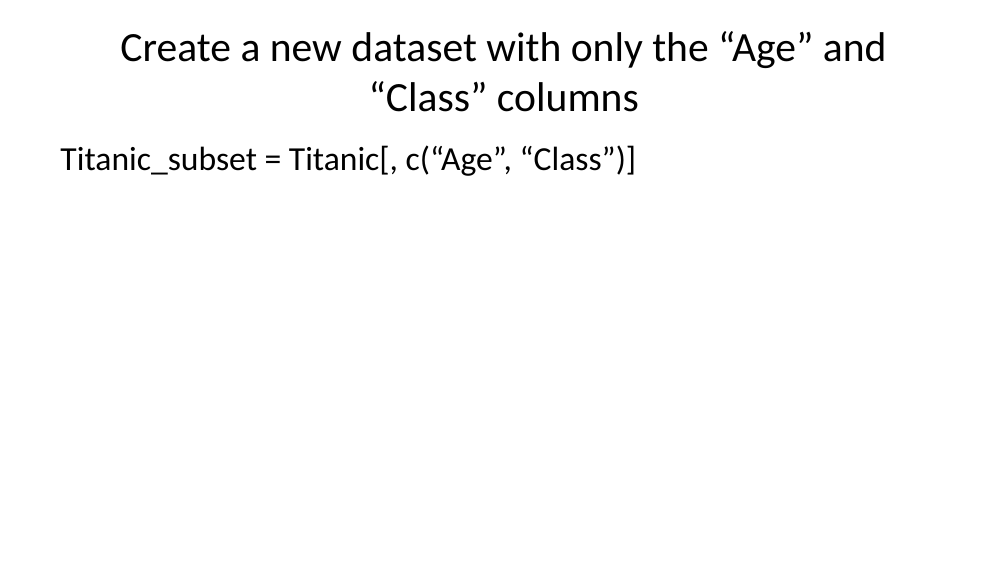
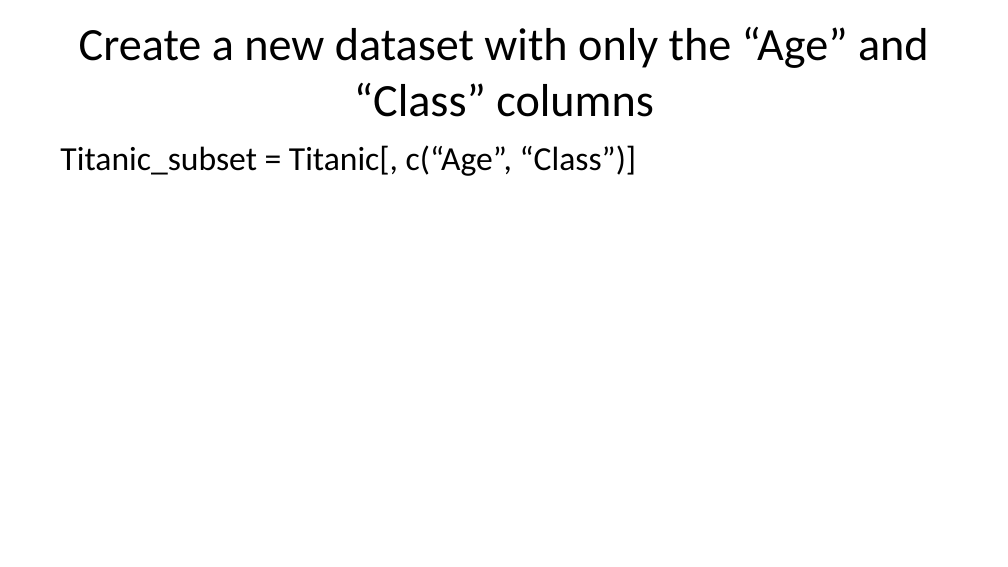
Before and after one commit to SMU-DataHub/Todd_Garner_DS6306_Week6_FLS, a slide deck: slide 5 of Todd_Garner_DS6306_Week6_FLS_Part1.pptx. Drawn at 1008x567 pixels with LibreOffice and Linux fonts; fonts in the diff are those of the drawing. Boxes give left, top, right and bottom in pixels: in the first picture for what was removed or moved away, otherwise in the second. Text is boxed around its words. In the diff, an @@ line names an element or a change of style, - is before the commit and + after.

```diff
--- a/Todd_Garner_DS6306_Week6_FLS_Part1.pptx
+++ b/Todd_Garner_DS6306_Week6_FLS_Part1.pptx
@@ title "Create a new dataset with ..." at <box>79,27,929,117</box>: size 29.7 to 33 pt @@
```
Also in this commit, not shown: 5 other slides changed, 1 slide added, 7 slides removed, 6 other files.
